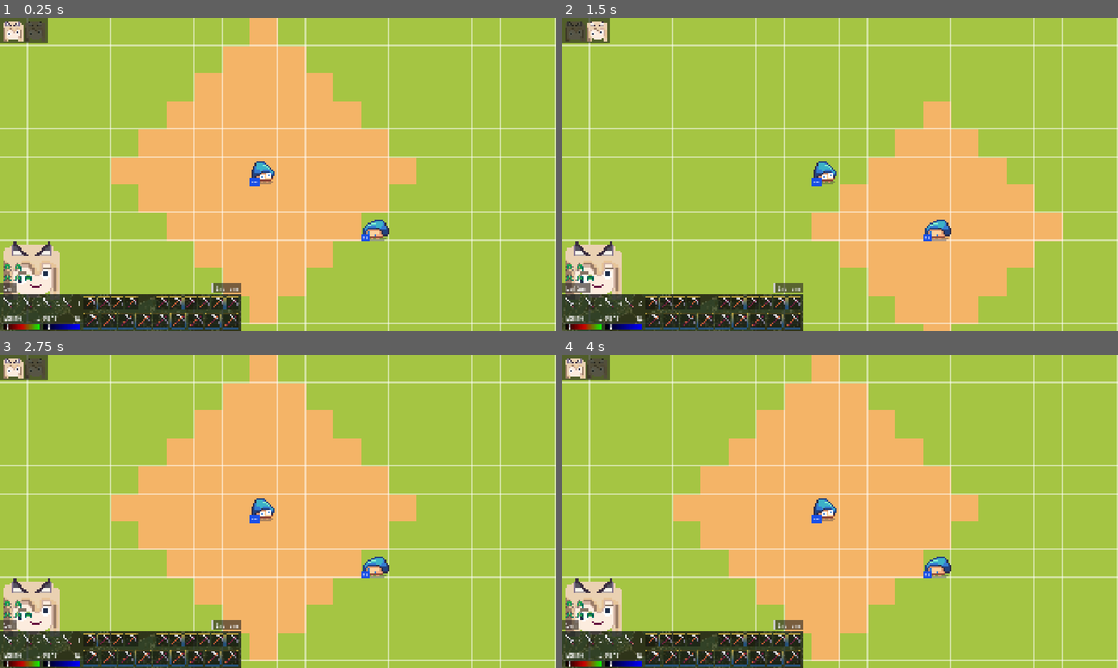
Above: before the commit, frames 1-4 (two rows, left to right).
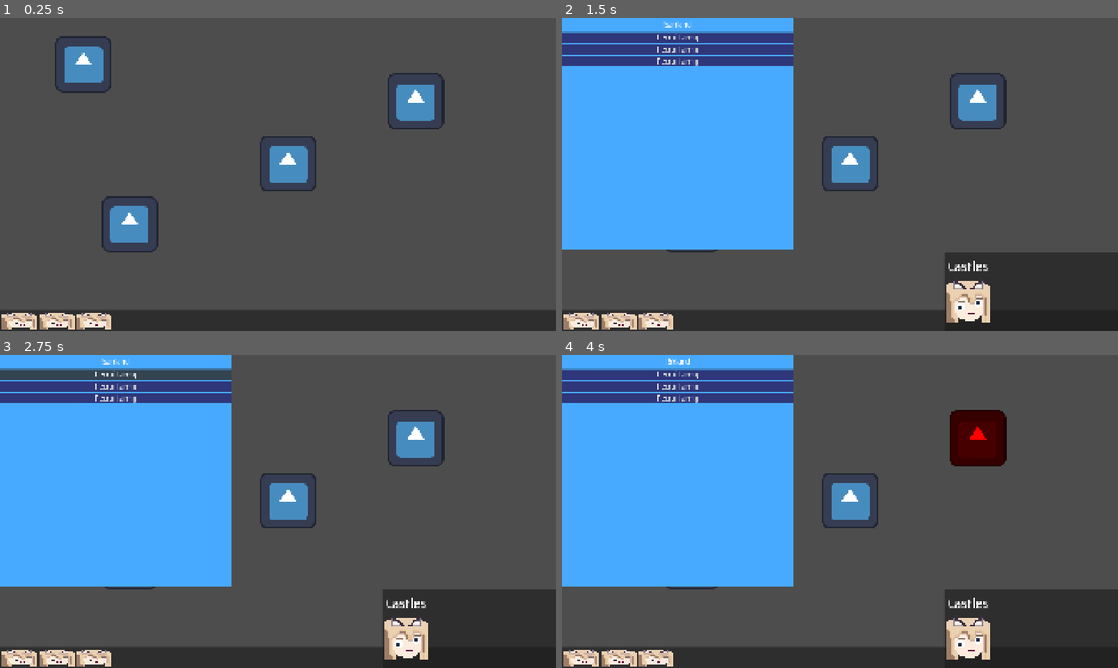
Above: after the commit, the same moments.

Repository: Sandorik00/sangoku
Game: Godot game, scene res://main.tscn
Same seed, same stepped clock (60 frames per second), same inputs: the game is played once before the commit and once after it. The engine's default icon, where the game draws it, is replaced by a stand-in: a white triangle on a blue panel in a dark square.
Inputs (mouse positions are in pixels of both pictures, inside the frame that each line leads up to):
- Up to frame 1 (0.25 s): no input
- Up to frame 2 (1.5 s): click (789, 287) at 0.5 s, where only the run before the commit has a clickable "End turn"; click (645, 64) at 1.27 s
- Up to frame 3 (2.75 s): click "End turn" (after the commit: "Recruit army") at 2 s
- Up to frame 4 (4 s): click (650, 639) at 2.77 s; click (979, 439) at 3.52 s

The runs differ from the first frame. In frame 1, 98% of the frame differs, in the area x 0-100%, y 0-100%; in frame 2, 99%; in frame 3, 99%; in frame 4, 99%.

Commit message:
basics for region actions

Diff:
--- a/combat.tscn
+++ b/combat.tscn
@@ -257,7 +257,7 @@
 [sub_resource type="TileSet" id="TileSet_fvoc2"]
 sources/0 = SubResource("TileSetAtlasSource_u30h6")
 
-[node name="Combat" type="Node2D" unique_id=2090826167 node_paths=PackedStringArray("grid", "tileMap", "overlayTileMap", "combatState")]
+[node name="Combat" type="Node2D" unique_id=2090826167 node_paths=PackedStringArray("grid", "tileMap", "overlayTileMap", "combatState", "camera")]
 script = ExtResource("1_s0t75")
 grid = NodePath("SanGrid")
 grid_dimensions = Vector2i(20, 12)
@@ -269,6 +269,7 @@
 enemyArmyResource = ExtResource("5_mp23d")
 enemyCommanderResource = ExtResource("6_prnnl")
 combatState = NodePath("CombatState")
+camera = NodePath("Camera2D")
 
 [node name="Terrain" type="TileMapLayer" parent="." unique_id=941406359]
 tile_set = SubResource("TileSet_u30h6")
@@ -290,3 +291,7 @@
 [node name="CombatState" type="Node" parent="." unique_id=1281360289]
 script = ExtResource("6_fvoc2")
 metadata/_custom_type_script = "uid://e0lka6yf3h0g"
+
+[node name="Camera2D" type="Camera2D" parent="." unique_id=75256803]
+anchor_mode = 0
+zoom = Vector2(2, 2)
--- /dev/null
+++ b/globals/factions_state.gd
@@ -0,0 +1,28 @@
+extends Node
+
+enum FACTIONS { SAN, RIK, ROMBUS, PARADOX }
+
+var _relations: Dictionary = {}
+
+func _get_key(f1: FACTIONS, f2: FACTIONS) -> String:
+	var keys = [f1, f2]
+	keys.sort()
+	return "%s_%s" % [keys[0], keys[1]]
+
+func set_relation(f1: FACTIONS, f2: FACTIONS, value: int) -> void:
+	if f1 == f2: return
+	_relations[_get_key(f1, f2)] = clampi(value, -100, 100)
+
+func get_relation(f1: FACTIONS, f2: FACTIONS) -> int:
+	if f1 == f2: return 100
+	return _relations.get(_get_key(f1, f2), 0)
+
+func _ready() -> void:
+	set_relation(FACTIONS.SAN, FACTIONS.RIK, -50)
+	set_relation(FACTIONS.SAN, FACTIONS.ROMBUS, 50)
+	set_relation(FACTIONS.SAN, FACTIONS.PARADOX, 80)
+
+	set_relation(FACTIONS.RIK, FACTIONS.ROMBUS, 100)
+	set_relation(FACTIONS.RIK, FACTIONS.PARADOX, 0)
+
+	set_relation(FACTIONS.ROMBUS, FACTIONS.PARADOX, -100)
--- a/globals/types.gd
+++ b/globals/types.gd
@@ -13,3 +13,14 @@
 	GREEN = TEAMS.RED | TEAMS.YELLOW,
 	YELLOW = TEAMS.RED | TEAMS.BLUE | TEAMS.GREEN,
 }
+
+enum REGION_ACTION_TYPE {
+	NONE,
+	HIRE_ARMY,
+}
+
+const DEFAULT_REGION_ACTIONS: Array[REGION_ACTION_TYPE] = [
+	REGION_ACTION_TYPE.HIRE_ARMY,
+	REGION_ACTION_TYPE.HIRE_ARMY,
+	REGION_ACTION_TYPE.HIRE_ARMY,
+]
--- a/globals/ui_state.gd
+++ b/globals/ui_state.gd
@@ -1,6 +1,13 @@
 extends Node
 
 signal chosen_region_changed(region: Region)
+signal region_action_changed(type: Types.REGION_ACTION_TYPE)
+
+var all_regions_data: Dictionary[int, Array]
+
+var armies_for_hire: Array[Army] = []
+
+@onready var default_units_for_hire: UnitsByRegions = preload("uid://c52jtoi4mjys8")
 
 var chosen_region: Region :
 	set(new_value):
@@ -8,3 +15,49 @@
 		chosen_region_changed.emit(new_value)
 
 var forces_pressed: bool = false
+
+# actions with region
+var current_region_action: Types.REGION_ACTION_TYPE = Types.REGION_ACTION_TYPE.NONE :
+	set(new_value):
+		current_region_action = new_value
+		region_action_changed.emit(new_value)
+
+func _ready():
+	chosen_region_changed.connect(_on_chosen_region_changed)
+
+	var paths := _collect_resources()
+	for path in paths:
+		var res: UnitsByRegions = ResourceLoader.load(path, "UnitsByRegions")
+		var armies = res.units_in_store
+
+		all_regions_data.set(res.region_id, armies)
+
+func _on_chosen_region_changed(region: Region):
+	if not region:
+		armies_for_hire = []
+		return
+
+	armies_for_hire = all_regions_data.get(region.id, default_units_for_hire.units_in_store)
+
+func _collect_resources() -> Array[String]:
+	var dir_path = "res://regions/resources/unit_data"
+	var file_paths: Array[String] = []
+
+	var dir = DirAccess.open(dir_path)
+
+	dir.list_dir_begin()
+
+	var full_name = dir.get_next()
+
+	while full_name != "":
+		var path = dir_path.trim_suffix("/") + "/" + full_name
+
+		if dir.current_is_dir():
+			continue
+
+		file_paths.append(path)
+		full_name = dir.get_next()
+
+	dir.list_dir_end()
+
+	return file_paths
--- a/main.tscn
+++ b/main.tscn
@@ -1,7 +1,7 @@
 [gd_scene format=3 uid="uid://cqogb7v34lu4p"]
 
-[ext_resource type="PackedScene" uid="uid://dxyjbs03ln8sa" path="res://combat.tscn" id="1_ig7tw"]
 [ext_resource type="PackedScene" uid="uid://cvdiw4xfohtx2" path="res://scenes/ui/command_panel.tscn" id="2_0xm2m"]
+[ext_resource type="PackedScene" uid="uid://ddwwou0008gkw" path="res://world.tscn" id="2_1bvp3"]
 [ext_resource type="PackedScene" uid="uid://c0fw3eq07jyru" path="res://scenes/ui/turn_order.tscn" id="3_h2yge"]
 
 [node name="Main" type="Node2D" unique_id=491633502]
@@ -23,17 +23,18 @@
 size = Vector2i(640, 360)
 render_target_update_mode = 4
 
-[node name="Combat" parent="CanvasLayer/SubViewportContainer/SubViewport" unique_id=2090826167 node_paths=PackedStringArray("camera") instance=ExtResource("1_ig7tw")]
-camera = NodePath("../Camera2D")
-
-[node name="Camera2D" type="Camera2D" parent="CanvasLayer/SubViewportContainer/SubViewport" unique_id=576917853]
-anchor_mode = 0
-zoom = Vector2(2, 2)
-
 [node name="CommandPanel" parent="CanvasLayer" unique_id=43008561 instance=ExtResource("2_0xm2m")]
+visible = false
 
 [node name="CombatUI" type="Control" parent="CanvasLayer" unique_id=813854917]
+visible = false
 layout_mode = 3
 anchors_preset = 0
 
 [node name="TurnOrder" parent="CanvasLayer" unique_id=1369279574 instance=ExtResource("3_h2yge")]
+visible = false
+
+[node name="WorldCamera" type="Camera2D" parent="CanvasLayer" unique_id=1776082607]
+anchor_mode = 0
+
+[node name="World" parent="CanvasLayer" unique_id=1856769851 instance=ExtResource("2_1bvp3")]
--- a/menuPanel.tscn
+++ b/menuPanel.tscn
@@ -5,7 +5,7 @@
 [ext_resource type="Texture2D" uid="uid://dr4yuxtq37a1s" path="res://SanCheeseSources/749020982920085596.png" id="2_5ymp3"]
 
 [node name="Panel" type="Panel" unique_id=1993563656 node_paths=PackedStringArray("system_btn", "items_btn", "forces_btn")]
-custom_minimum_size = Vector2(0, 24)
+custom_minimum_size = Vector2(0, 72)
 anchors_preset = 12
 anchor_top = 1.0
 anchor_right = 1.0
@@ -19,24 +19,22 @@
 
 [node name="MarginContainer" type="MarginContainer" parent="." unique_id=643354692]
 layout_mode = 1
-anchors_preset = 12
-anchor_top = 1.0
+anchors_preset = 15
 anchor_right = 1.0
 anchor_bottom = 1.0
-offset_top = -20.0
 grow_horizontal = 2
-grow_vertical = 0
-theme_override_constants/margin_left = 2
-theme_override_constants/margin_top = 2
-theme_override_constants/margin_right = 2
-theme_override_constants/margin_bottom = 2
+grow_vertical = 2
+theme_override_constants/margin_left = 8
+theme_override_constants/margin_top = 8
+theme_override_constants/margin_right = 8
+theme_override_constants/margin_bottom = 8
 
 [node name="HBoxContainer" type="HBoxContainer" parent="MarginContainer" unique_id=2088252266]
 layout_mode = 2
-theme_override_constants/separation = 4
+theme_override_constants/separation = 8
 
 [node name="System" type="TextureButton" parent="MarginContainer/HBoxContainer" unique_id=1015997138]
-custom_minimum_size = Vector2(40, 20)
+custom_minimum_size = Vector2(120, 20)
 layout_mode = 2
 texture_normal = ExtResource("1_ggtvh")
 texture_hover = ExtResource("2_5ymp3")
@@ -44,7 +42,7 @@
 stretch_mode = 0
 
 [node name="Items" type="TextureButton" parent="MarginContainer/HBoxContainer" unique_id=777589472]
-custom_minimum_size = Vector2(40, 20)
+custom_minimum_size = Vector2(120, 20)
 layout_mode = 2
 texture_normal = ExtResource("1_ggtvh")
 texture_hover = ExtResource("2_5ymp3")
@@ -52,7 +50,7 @@
 stretch_mode = 0
 
 [node name="Forces" type="TextureButton" parent="MarginContainer/HBoxContainer" unique_id=1279198746]
-custom_minimum_size = Vector2(40, 20)
+custom_minimum_size = Vector2(120, 20)
 layout_mode = 2
 texture_normal = ExtResource("1_ggtvh")
 texture_hover = ExtResource("2_5ymp3")
--- a/project.godot
+++ b/project.godot
@@ -23,6 +23,7 @@
 Utils="*uid://dhbmy51fmvs1a"
 Types="*uid://cs2mmlfqq342k"
 CombatData="*uid://bcnn7txoxcjr2"
+FactionsState="*uid://vd7msjolcg4f"
 
 [display]
 
--- a/regions/castleIcon.tscn
+++ b/regions/castleIcon.tscn
@@ -3,7 +3,7 @@
 [ext_resource type="Texture2D" uid="uid://bu1j2r55x14hn" path="res://SanCheeseSources/SanCheese.png" id="1_lt1ig"]
 
 [node name="TextureRect" type="TextureRect" unique_id=1447630480]
-custom_minimum_size = Vector2(50, 50)
+custom_minimum_size = Vector2(150, 150)
 texture = ExtResource("1_lt1ig")
 expand_mode = 1
 stretch_mode = 4
--- a/regions/castlesBox.tscn
+++ b/regions/castlesBox.tscn
@@ -3,8 +3,11 @@
 [ext_resource type="PackedScene" uid="uid://bewqrkcj0hb8e" path="res://regions/castleIcon.tscn" id="1_nrtmm"]
 [ext_resource type="Script" uid="uid://dvck0qagoqngq" path="res://regions/castles_box.gd" id="1_tyv5h"]
 
+[sub_resource type="LabelSettings" id="LabelSettings_11jvi"]
+font_size = 48
+
 [node name="Panel" type="Panel" unique_id=1888732432 node_paths=PackedStringArray("castleHBox")]
-custom_minimum_size = Vector2(200, 90)
+custom_minimum_size = Vector2(600, 270)
 anchors_preset = 3
 anchor_left = 1.0
 anchor_top = 1.0
@@ -21,13 +24,16 @@
 
 [node name="MarginContainer" type="MarginContainer" parent="." unique_id=462810425]
 custom_minimum_size = Vector2(200, 80)
-layout_mode = 0
-offset_right = 200.0
-offset_bottom = 90.0
-theme_override_constants/margin_left = 4
-theme_override_constants/margin_top = 4
-theme_override_constants/margin_right = 4
-theme_override_constants/margin_bottom = 4
+layout_mode = 1
+anchors_preset = 15
+anchor_right = 1.0
+anchor_bottom = 1.0
+grow_horizontal = 2
+grow_vertical = 2
+theme_override_constants/margin_left = 8
+theme_override_constants/margin_top = 8
+theme_override_constants/margin_right = 8
+theme_override_constants/margin_bottom = 8
 
 [node name="VBoxContainer" type="VBoxContainer" parent="MarginContainer" unique_id=2131620326]
 layout_mode = 2
@@ -39,6 +45,7 @@
 [node name="Label" type="Label" parent="MarginContainer/VBoxContainer/MarginContainer" unique_id=596274618]
 layout_mode = 2
 text = "Castles"
+label_settings = SubResource("LabelSettings_11jvi")
 
 [node name="HBoxContainer" type="HBoxContainer" parent="MarginContainer/VBoxContainer" unique_id=891914773]
 layout_mode = 2
--- a/regions/region.gd
+++ b/regions/region.gd
@@ -1,7 +1,8 @@
 extends Resource
 class_name Region
 
+@export var id: int
 @export var name: String
 @export var castle_count: int = 1
-@export var captured: Dictionary[int, int] # Faction Id and Castle Id
-@export var faction: int
+@export var captured: Dictionary[FactionsState.FACTIONS, int] # Faction Id and Castle Id
+@export var faction: FactionsState.FACTIONS
--- /dev/null
+++ b/regions/region_action.tscn
@@ -0,0 +1,28 @@
+[gd_scene format=3 uid="uid://61votu5io48k"]
+
+[ext_resource type="Script" uid="uid://drrix0g2efs68" path="res://regions/region_action_ui.gd" id="1_a3meu"]
+
+[sub_resource type="FontVariation" id="FontVariation_h7jvj"]
+spacing_top = -4
+spacing_bottom = -4
+
+[sub_resource type="StyleBoxFlat" id="StyleBoxFlat_a3meu"]
+bg_color = Color(0.17945084, 0.21699342, 0.47836655, 1)
+
+[node name="RegionAction" type="PanelContainer" unique_id=2069620315 node_paths=PackedStringArray("btn")]
+anchors_preset = 10
+anchor_right = 1.0
+offset_bottom = 37.0
+grow_horizontal = 2
+script = ExtResource("1_a3meu")
+btn = NodePath("MarginContainer/Button")
+
+[node name="MarginContainer" type="MarginContainer" parent="." unique_id=1641987954]
+layout_mode = 2
+
+[node name="Button" type="Button" parent="MarginContainer" unique_id=1611960305]
+layout_mode = 2
+theme_override_fonts/font = SubResource("FontVariation_h7jvj")
+theme_override_font_sizes/font_size = 28
+theme_override_styles/normal = SubResource("StyleBoxFlat_a3meu")
+text = "Recruit army"
--- /dev/null
+++ b/regions/region_action_ui.gd
@@ -0,0 +1,12 @@
+extends PanelContainer
+class_name RegionActionUI
+
+@export var btn: Button
+
+var action_type: Types.REGION_ACTION_TYPE = Types.REGION_ACTION_TYPE.NONE
+
+func _ready():
+	btn.pressed.connect(_on_action_btn_pressed)
+
+func _on_action_btn_pressed():
+	UIState.current_region_action = action_type
--- /dev/null
+++ b/regions/region_actions_box.gd
@@ -0,0 +1,5 @@
+extends Panel
+class_name RegionActionsBox
+
+@export var region_name_l: Label
+@export var actions_container: VBoxContainer
--- a/regions/region_actions_box.tscn
+++ b/regions/region_actions_box.tscn
@@ -1,10 +1,35 @@
 [gd_scene format=3 uid="uid://cvcsy0bs7hyeq"]
+
+[ext_resource type="Script" uid="uid://rax6qddvrh0k" path="res://regions/region_actions_box.gd" id="1_dhsqb"]
 
 [sub_resource type="StyleBoxFlat" id="StyleBoxFlat_fj7yv"]
 bg_color = Color(0.28235295, 0.6666667, 1, 1)
 
-[node name="RegionActionsBox" type="Panel" unique_id=1162373684]
-custom_minimum_size = Vector2(300, 200)
-offset_right = 300.0
+[sub_resource type="LabelSettings" id="LabelSettings_oly6h"]
+font_size = 28
+
+[node name="RegionActionsBox" type="Panel" unique_id=1162373684 node_paths=PackedStringArray("region_name_l", "actions_container")]
+custom_minimum_size = Vector2(800, 800)
+offset_right = 600.0
 offset_bottom = 200.0
 theme_override_styles/panel = SubResource("StyleBoxFlat_fj7yv")
+script = ExtResource("1_dhsqb")
+region_name_l = NodePath("PanelContainer/MarginContainer/Label")
+actions_container = NodePath("PanelContainer/VBoxContainer")
+
+[node name="PanelContainer" type="VBoxContainer" parent="." unique_id=1504479100]
+layout_mode = 1
+offset_right = 800.0
+offset_bottom = 232.0
+
+[node name="MarginContainer" type="MarginContainer" parent="PanelContainer" unique_id=1019603505]
+layout_mode = 2
+
+[node name="Label" type="Label" parent="PanelContainer/MarginContainer" unique_id=1430718339]
+layout_mode = 2
+text = "Name"
+label_settings = SubResource("LabelSettings_oly6h")
+horizontal_alignment = 1
+
+[node name="VBoxContainer" type="VBoxContainer" parent="PanelContainer" unique_id=216214763]
+layout_mode = 2
--- a/regions/region_icon.gd
+++ b/regions/region_icon.gd
@@ -3,6 +3,7 @@
 @export var res: Region
 
 func _ready():
+	self.pressed.connect(_on_pressed)
 	UIState.chosen_region_changed.connect(_on_chosen_region_changed)
 
 func _on_pressed() -> void:
@@ -10,5 +11,5 @@
 	UIState.chosen_region = res
 
 func _on_chosen_region_changed(region: Region):
-	if (not region or region.name != res.name):
+	if (not region or region.id != res.id):
 		modulate = Color.WHITE
--- a/regions/region_icon.tscn
+++ b/regions/region_icon.tscn
@@ -13,5 +13,3 @@
 ignore_texture_size = true
 stretch_mode = 0
 script = ExtResource("1_33eaq")
-
-[connection signal="pressed" from="." to="." method="_on_pressed"]
--- /dev/null
+++ b/regions/resources/default_unit_data.tres
@@ -0,0 +1,31 @@
+[gd_resource type="Resource" script_class="UnitsByRegions" format=3 uid="uid://c52jtoi4mjys8"]
+
+[ext_resource type="Script" uid="uid://brcg7n732qpgr" path="res://regions/resources/units_by_regions.gd" id="1_ih24p"]
+[ext_resource type="Script" uid="uid://cm1ih4epmy33m" path="res://units/army.gd" id="2_i8ki5"]
+
+[sub_resource type="Resource" id="Resource_ih24p"]
+script = ExtResource("2_i8ki5")
+name = "Archer"
+attack = 2
+defence = 1
+speed = 2
+attack_range = 2
+morale = 3
+number_of_troops = 50
+metadata/_custom_type_script = "uid://cm1ih4epmy33m"
+
+[sub_resource type="Resource" id="Resource_i8ki5"]
+script = ExtResource("2_i8ki5")
+name = "Footman"
+attack = 1
+defence = 2
+speed = 2
+attack_range = 1
+morale = 3
+number_of_troops = 100
+metadata/_custom_type_script = "uid://cm1ih4epmy33m"
+
+[resource]
+script = ExtResource("1_ih24p")
+units_in_store = Array[ExtResource("2_i8ki5")]([SubResource("Resource_ih24p"), SubResource("Resource_i8ki5")])
+metadata/_custom_type_script = "uid://brcg7n732qpgr"
--- /dev/null
+++ b/regions/resources/region_actions.gd
@@ -0,0 +1,5 @@
+extends Resource
+class_name RegionActions
+
+var flag: bool
+var action: String
--- /dev/null
+++ b/regions/resources/unit_data/0.tres
@@ -0,0 +1,32 @@
+[gd_resource type="Resource" script_class="UnitsByRegions" format=3 uid="uid://bxm5meujtf0pf"]
+
+[ext_resource type="Script" uid="uid://brcg7n732qpgr" path="res://regions/resources/units_by_regions.gd" id="1_vapes"]
+[ext_resource type="Script" uid="uid://cm1ih4epmy33m" path="res://units/army.gd" id="2_ra6nq"]
+
+[sub_resource type="Resource" id="Resource_vapes"]
+script = ExtResource("2_ra6nq")
+name = "Fire mage"
+attack = 4
+speed = 1
+mana = 20
+attack_range = 3
+morale = 5
+number_of_troops = 30
+metadata/_custom_type_script = "uid://cm1ih4epmy33m"
+
+[sub_resource type="Resource" id="Resource_ra6nq"]
+script = ExtResource("2_ra6nq")
+name = "Cavalier"
+attack = 3
+defence = 2
+speed = 5
+mana = 5
+attack_range = 1
+morale = 10
+number_of_troops = 50
+metadata/_custom_type_script = "uid://cm1ih4epmy33m"
+
+[resource]
+script = ExtResource("1_vapes")
+units_in_store = Array[ExtResource("2_ra6nq")]([SubResource("Resource_vapes"), SubResource("Resource_ra6nq")])
+metadata/_custom_type_script = "uid://brcg7n732qpgr"
--- /dev/null
+++ b/regions/resources/units_by_regions.gd
@@ -0,0 +1,5 @@
+extends Resource
+class_name UnitsByRegions
+
+@export var region_id: int
+@export var units_in_store: Array[Army]
--- a/ui.gd
+++ b/ui.gd
@@ -2,19 +2,25 @@
 
 @export var actionsBoxPS: PackedScene
 @export var castlesBoxPS: PackedScene
+@export var region_action_ui_ps: PackedScene
 
-var actionsBox: Panel
+var actionsBox: RegionActionsBox
 var castlesBox: Panel
 
 func _ready():
 	UIState.chosen_region_changed.connect(_on_chosen_region_changed)
 
+	# region actions
+	UIState.region_action_changed.connect(_on_region_action_changed)
+
 func _on_chosen_region_changed(region: Region):
 	if (not region):
-		actionsBox.queue_free()
-		actionsBox = null
-		castlesBox.queue_free()
-		castlesBox = null
+		if actionsBox:
+			actionsBox.queue_free()
+			actionsBox = null
+		if castlesBox:
+			castlesBox.queue_free()
+			castlesBox = null
 		return
 
 	if (actionsBox):
@@ -23,14 +29,21 @@
 		castlesBox.queue_free()
 		castlesBox = null
 
-	actionsBox = actionsBoxPS.instantiate() as Panel
+	actionsBox = actionsBoxPS.instantiate() as RegionActionsBox
 	castlesBox = castlesBoxPS.instantiate() as Panel
 
-	var label = Label.new()
-	label.text = region.name
+	actionsBox.region_name_l.text = region.name
 
-	actionsBox.add_child(label)
+	for action in Types.DEFAULT_REGION_ACTIONS:
+		var region_action_ui: RegionActionUI = region_action_ui_ps.instantiate()
+		region_action_ui.action_type = action
+
+		actionsBox.actions_container.add_child(region_action_ui)
+
 	add_child(actionsBox)
 
 	castlesBox.add_castles(region.castle_count)
 	add_child(castlesBox)
+
+func _on_region_action_changed(type: Types.REGION_ACTION_TYPE):
+	print(type)
--- /dev/null
+++ b/units/armies/fire_mage.tres
@@ -0,0 +1,14 @@
+[gd_resource type="Resource" script_class="Army" format=3 uid="uid://dq3m4xgu5ris2"]
+
+[ext_resource type="Script" uid="uid://cm1ih4epmy33m" path="res://units/army.gd" id="1_4y8ux"]
+
+[resource]
+script = ExtResource("1_4y8ux")
+name = "Fire mage"
+attack = 4
+speed = 1
+mana = 20
+attack_range = 3
+morale = 5
+number_of_troops = 30
+metadata/_custom_type_script = "uid://cm1ih4epmy33m"
--- /dev/null
+++ b/units/armies/social_knight.tres
@@ -0,0 +1,15 @@
+[gd_resource type="Resource" script_class="Army" format=3 uid="uid://lhgmks6fbbud"]
+
+[ext_resource type="Script" uid="uid://cm1ih4epmy33m" path="res://units/army.gd" id="1_klvmi"]
+
+[resource]
+script = ExtResource("1_klvmi")
+name = "Cavalier"
+attack = 3
+defence = 2
+speed = 5
+mana = 5
+attack_range = 1
+morale = 10
+number_of_troops = 50
+metadata/_custom_type_script = "uid://cm1ih4epmy33m"
--- a/world.tscn
+++ b/world.tscn
@@ -6,29 +6,33 @@
 [ext_resource type="Script" uid="uid://nnuxodm20mlc" path="res://ui.gd" id="3_tlwt5"]
 [ext_resource type="PackedScene" uid="uid://cvcsy0bs7hyeq" path="res://regions/region_actions_box.tscn" id="4_aqk2v"]
 [ext_resource type="PackedScene" uid="uid://wk683gtlktk5" path="res://regions/castlesBox.tscn" id="4_dwbse"]
+[ext_resource type="PackedScene" uid="uid://61votu5io48k" path="res://regions/region_action.tscn" id="7_gbfbk"]
 [ext_resource type="PackedScene" uid="uid://kbsoh2uvk0qx" path="res://menuPanel.tscn" id="7_pkg7o"]
 
 [sub_resource type="Resource" id="Resource_036b0"]
 script = ExtResource("3_aqk2v")
-name = "1"
+name = "Sanland"
 metadata/_custom_type_script = "uid://cjlq0w58b0627"
 
 [sub_resource type="Resource" id="Resource_dwbse"]
 script = ExtResource("3_aqk2v")
-name = "2"
+id = 1
+name = "Rikland"
 faction = 1
 metadata/_custom_type_script = "uid://cjlq0w58b0627"
 
 [sub_resource type="Resource" id="Resource_pkg7o"]
 script = ExtResource("3_aqk2v")
-name = "3"
+id = 2
+name = "RedArchive"
 castle_count = 2
 faction = 1
 metadata/_custom_type_script = "uid://cjlq0w58b0627"
 
 [sub_resource type="Resource" id="Resource_gbfbk"]
 script = ExtResource("3_aqk2v")
-name = "4"
+id = 3
+name = "Rombusland"
 castle_count = 3
 faction = 2
 metadata/_custom_type_script = "uid://cjlq0w58b0627"
@@ -39,29 +43,29 @@
 [node name="Region" parent="." unique_id=1036715789 instance=ExtResource("1_f3sb7")]
 offset_left = 192.0
 offset_top = 64.0
-offset_right = 256.0
-offset_bottom = 128.0
+offset_right = 384.0
+offset_bottom = 256.0
 res = SubResource("Resource_036b0")
 
 [node name="Region2" parent="." unique_id=1811881947 instance=ExtResource("1_f3sb7")]
-offset_left = 384.0
-offset_top = 64.0
-offset_right = 448.0
-offset_bottom = 128.0
+offset_left = 1340.0
+offset_top = 192.0
+offset_right = 1532.0
+offset_bottom = 384.0
 res = SubResource("Resource_dwbse")
 
 [node name="Region3" parent="." unique_id=2147161805 instance=ExtResource("1_f3sb7")]
-offset_left = 192.0
-offset_top = 192.0
-offset_right = 256.0
-offset_bottom = 256.0
+offset_left = 352.0
+offset_top = 616.0
+offset_right = 544.0
+offset_bottom = 808.0
 res = SubResource("Resource_pkg7o")
 
 [node name="Region4" parent="." unique_id=1903176473 instance=ExtResource("1_f3sb7")]
-offset_left = 384.0
-offset_top = 192.0
-offset_right = 448.0
-offset_bottom = 256.0
+offset_left = 899.0
+offset_top = 407.0
+offset_right = 1091.0
+offset_bottom = 599.0
 res = SubResource("Resource_gbfbk")
 
 [node name="UI" type="Control" parent="." unique_id=1544174497]
@@ -69,14 +73,15 @@
 anchors_preset = 15
 anchor_right = 1.0
 anchor_bottom = 1.0
-offset_right = 640.0
-offset_bottom = 360.0
+offset_right = 1920.0
+offset_bottom = 1080.0
 grow_horizontal = 2
 grow_vertical = 2
 mouse_filter = 2
 script = ExtResource("3_tlwt5")
 actionsBoxPS = ExtResource("4_aqk2v")
 castlesBoxPS = ExtResource("4_dwbse")
+region_action_ui_ps = ExtResource("7_gbfbk")
 
 [node name="Panel" parent="UI" unique_id=1993563656 instance=ExtResource("7_pkg7o")]
 layout_mode = 1
Not shown, added: globals/factions_state.gd.uid
Not shown, added: regions/region_action_ui.gd.uid
Not shown, added: regions/region_actions_box.gd.uid
Not shown, added: regions/resources/region_actions.gd.uid
Not shown, added: regions/resources/units_by_regions.gd.uid
